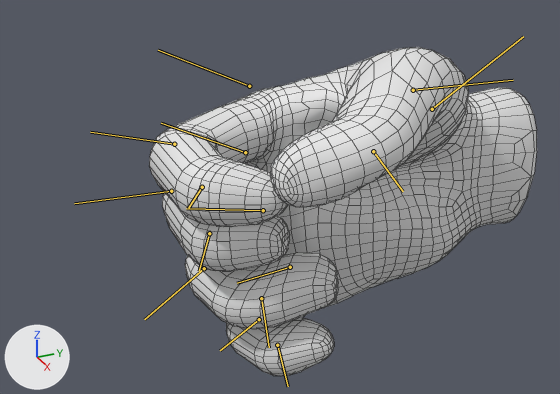
Renders of the FBX model AssholeSeagull/Assets/Assets/Hand/Vårhand.FBX from each side of a commit.
Camera for both pictures: a 50 mm lens placed at (0.2442, -0.1879, 0.1184), pointed at (0.0217, -0.0878, 0.0071). The lights are fixed; the arrows at lower left show +X, +Y and +Z. Both versions are drawn at frame 3 of the action 'Take 001'; the numbers are the values there. The bones that change are drawn over the model as lines. Mesh edges are drawn as thin lines.

Names of what the first picture shows: 'Hand_Low'.
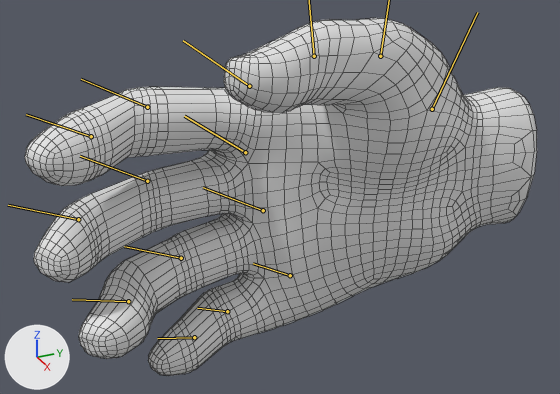
Location of each change, [x1, y1, x2, y2] in pixels of the pictures (560 x 394 px):
'Hand_Low', posed (32% wider, 9% taller): before [149, 47, 537, 376]; after [25, 18, 537, 376]
bone 'finger_thumb_0_r', root to tip: before (432, 109) to (523, 36); after (432, 109) to (477, 12)
bone 'finger_index_0_r', root to tip: before (249, 86) to (158, 50); after (249, 86) to (183, 40)
bone 'finger_index_1_r', root to tip: before (174, 144) to (90, 132); after (147, 107) to (81, 79)
bone 'finger_index_2_r', root to tip: before (202, 187) to (188, 208); after (91, 136) to (26, 114)
bone 'finger_middle_0_r', root to tip: before (245, 152) to (161, 123); after (245, 152) to (184, 116)
bone 'finger_middle_1_r', root to tip: before (171, 191) to (74, 203); after (147, 181) to (80, 156)
bone 'finger_middle_2_r', root to tip: before (209, 233) to (199, 271); after (78, 219) to (8, 205)
bone 'finger_ring_0_r', root to tip: before (263, 210) to (186, 208); after (263, 210) to (203, 187)
bone 'finger_ring_1_r', root to tip: before (204, 268) to (144, 319); after (181, 258) to (124, 246)
bone 'finger_ring_2_r', root to tip: before (261, 298) to (269, 347); after (128, 301) to (72, 299)
bone 'finger_pinky_0_r', root to tip: before (290, 267) to (237, 283); after (290, 275) to (253, 263)
bone 'finger_pinky_1_r', root to tip: before (259, 319) to (220, 350); after (227, 311) to (197, 308)
bone 'finger_pinky_2_r', root to tip: before (277, 345) to (288, 386); after (194, 337) to (157, 338)

The edits, one by one:
Bone 'finger_thumb_0_r' (bone_finger_thumb_0_r) turns from (34, 22, 12) to (0, 0, 0) degrees about its own x, y and z.
Bone 'finger_thumb_1_r' (bone_finger_thumb_1_r) turns from (39, 23, 11) to (0, 0, 0) degrees about its own x, y and z.
Bone 'finger_thumb_2_r' (bone_finger_thumb_2_r) turns from (-6, -4, 32) to (0, 0, 0) degrees about its own x, y and z.
Bone 'finger_index_0_r' (bone_finger_index_0_r) turns from (-2, -10, 18) to (0, 0, 0) degrees about its own x, y and z.
Bone 'finger_index_1_r' (bone_finger_index_1_r) turns from (22, 7, 35) to (0, 0, 0) degrees about its own x, y and z.
Bone 'finger_index_2_r' (bone_finger_index_2_r) turns from (8, 7, 50) to (0, 0, 0) degrees about its own x, y and z.
Bone 'finger_middle_0_r' (bone_finger_middle_0_r) turns from (0, 1, 17) to (0, 0, 0) degrees about its own x, y and z.
Bone 'finger_middle_1_r' (bone_finger_middle_1_r) turns from (3, 2, 44) to (0, 0, 0) degrees about its own x, y and z.
Bone 'finger_middle_2_r' (bone_finger_middle_2_r) turns from (3, 2, 44) to (0, 0, 0) degrees about its own x, y and z.
Bone 'finger_ring_0_r' (bone_finger_ring_0_r) turns from (-6, -2, 17) to (0, 0, 0) degrees about its own x, y and z.
Bone 'finger_ring_1_r' (bone_finger_ring_1_r) turns from (-6, -12, 63) to (0, 0, 0) degrees about its own x, y and z.
Bone 'finger_ring_2_r' (bone_finger_ring_2_r) turns from (2, -6, 33) to (0, 0, 0) degrees about its own x, y and z.
Bone 'finger_pinky_0_r' (bone_finger_pinky_0_r) moves from (0.0007, -0.001, 0.0036) to (0.0, 0.0, 0.0).
Bone 'finger_pinky_0_r' (bone_finger_pinky_0_r) turns from (-12, -12, 28) to (0, 0, 0) degrees about its own x, y and z.
Bone 'finger_pinky_1_r' (bone_finger_pinky_1_r) turns from (1, -11, 31) to (0, 0, 0) degrees about its own x, y and z.
Bone 'finger_pinky_2_r' (bone_finger_pinky_2_r) turns from (-9, -19, 63) to (0, 0, 0) degrees about its own x, y and z.
